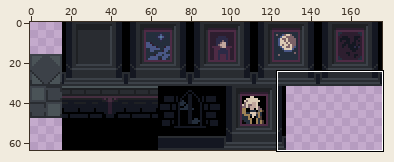
Pixel-art file -- Untitled/Enviorenment/Forsaken Mansion/Forsaken Mansion Tileset.aseprite. The first picture is a wide view before the edit; the outline marks the close-up.
Close-up. Before:
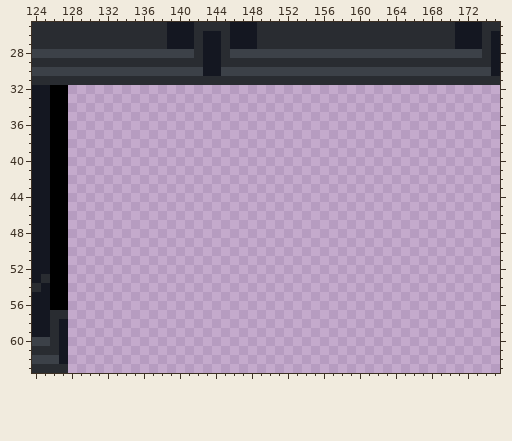
176x64 pixels, 1 frame. Colours within 5 levels of each other are drawn and written as one. Shown: x 124..175, y 25..63.
Now the later version:
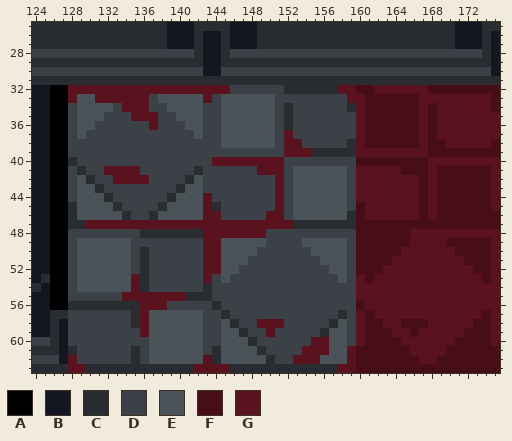
Palette (. is transparent): A #000000  B #141721  C #292c31  D #3c4148  E #4a5357  F #480e17  G #5a131e
Changes in this commit:
--- layer "Layer 1"
@@ x 124..175 @@
 31 CCCCCCCCCCCCCCCCCCCCCCCCCCCCCCCCCCCCCCCCCCCCCCCCCCCC
-32 BBAA................................................
-33 BBAA................................................
-34 BBAA................................................
-35 BBAA................................................
-36 BBAA................................................
-37 BBAA................................................
-38 BBAA................................................
-39 BBAA................................................
-40 BBAA................................................
-41 BBAA................................................
-42 BBAA................................................
-43 BBAA................................................
-44 BBAA................................................
-45 BBAA................................................
-46 BBAA................................................
-47 BBAA................................................
-48 BBAA................................................
-49 BBAA................................................
-50 BBAA................................................
-51 BBAA................................................
-52 BBAA................................................
-53 BCAA................................................
-54 CBAA................................................
-55 BBAA................................................
-56 BBAA................................................
-57 BBCC................................................
-58 BBCB................................................
-59 BBCB................................................
-60 DDCB................................................
-61 CCCB................................................
-62 DDDB................................................
-63 CCCC................................................
+32 BBAAGGGGGGGGGGGGGGGGGGDDDDDDCCCCCCGGFFGGGGGGFFFFFFFF
+33 BBAAGEEGGGGGGDEEEEEGDEEEEEEDDDDDDDDGGFFFFFFGGGGGGGGF
+34 BBAADEEEEDGGGDDEEEEDDEEEEEEDCDDDDDDCGFFFFFFGFGGGGGGF
+35 BBAADEEEDDDGGGDDEEEDDEEEEEEDCDDDDDDDGFFFFFFGFGGGGGGG
+36 BBAADEEDDDDDDGDDDEEDDEEEEEEDCDDDDDDDGFFFFFFGFGGGGGGG
+37 BBAADEDDDDDDDDDDDDEDDEEEEEEDGDDDDDDDGFFFFFFGFGGGGGGG
+38 BBAADDDDDDDDDDDDDDDDDEEEEEEDGGDDDDDCGFFFFFFGFFGGGGGF
+39 BBAADDDDDDDDDDDDDDDDDDDDDDDDGGGCCCCCGGGGGGGGFFFFFFFF
+40 BBAACDDDDDDDDDDDDDDDGGGGGGGGDDDDDDDDFFFFFFFFGGGGGGGG
+41 BBAADCDDGGGGDDDDDDCDDDDDDGGGDEEEEEEDGGGGGFFFGFFFFFFG
+42 BBAADECDDGGGGDDDDCEDDDDDDDDGDEEEEEEDGGGGGGGFGFFFFFFG
+43 BBAADEECDDDDDDDDCEEDDDDDDDDGDEEEEEEDGGGGGGGFGFFFFFFG
+44 BBAADEEECDDDDDDCEEEGDDDDDDDGDEEEEEEDGGGGGGGFGFFFFFFG
+45 BBAACEEEECDDDDCEEEEGCDDDDDDGDEEEEEEDFGGGGGGFGFFFFFFG
+46 BBAACEEEEECDDCEEEEEGGDDDDDGGDEEEEEECFGGGGGGFGFFFFFFF
+47 BBAACCGGGGGGGGGGGGGGGGGGGGGGGCCCCCCCFFFFFFFFFFFFFFFF
+48 BBAADDDDDDDDCCCCCCCGGGGGGGDDDDDDDDDDFFFFFFGGGGGGGGGG
+49 BBAADEEEEEEDDDDDDDDGGEEEEEDDDDEEEEEDFFFFFFGGGGFFFFFG
+50 BBAADEEEEEEDCDDDDDDGGEEEEDDDDDDEEEEDFFFFFGGGGGGFFFFG
+51 BBAADEEEEEEDCDDDDDDGGEEEDDDDDDDDEEEDFFFFGGGGGGGGFFFG
+52 BBAADEEEEEEDCDDDDDDGGEEDDDDDDDDDDEEDFFFGGGGGGGGGGFFG
+53 BCAADEEEEEEGCDDDDDDGDEDDDDDDDDDDDDEDGFGGGGGGGGGGGGFG
+54 CBAADEEEEEEGCDDDDDDCDDDDDDDDDDDDDDDDGGGGGGGGGGGGGGGG
+55 BBAADDDDDDGGGGGGGCCCDDDDDDDDDDDDDDDDGGGGGGGGGGGGGGGG
+56 BBAACCCCCCCCGGGDDDDDCDDDDDDDDDDDDDDDFGGGGGGGGGGGGGGG
+57 BBCCDDDDDDDCGEEEEEEDDCDDDDDDDDDDDDCDGFGGGGGGGGGGGGFG
+58 BBCBDDDDDDDCGEEEEEEDDECDDGGGDDDDDCEDGFFGGFFFGGGGGFFG
+59 BBCBDDDDDDDDGEEEEEEDDEECDDGDDDDDCEEDGFFFGGFGGGGGFFFG
+60 DDCBDDDDDDDDDEEEEEEDDEEECDDDDDDGGEEDGFFFFGGGGGGFFFFG
+61 CCCBCDDDDDDCDEEEEEEDCEEEECDDDDGGGEEGFFFFFFGGGGFFFFFF
+62 DDDBGDDDDDDCDEEEEEEGCEEEEECDDGGGEEEGFFFFFFFGGFFFFFFF
+63 CCCCGGCCCCCCCCCCCCGGGGCCCCCCCCCCCCGGFFFFFFFFFFFFFFFF
